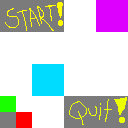
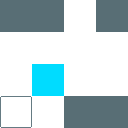
Revision of a layered 128px x 128px image; what changed, layer by layer:
painted on "Pasted Layer #1" over [left=64, top=96, right=128, bottom=128]
painted on "Pasted Layer" over [left=0, top=0, right=64, bottom=32]
painted on "Pasted Layer #2" over [left=0, top=96, right=32, bottom=128]
painted on "Background" over [left=96, top=0, right=128, bottom=32]
